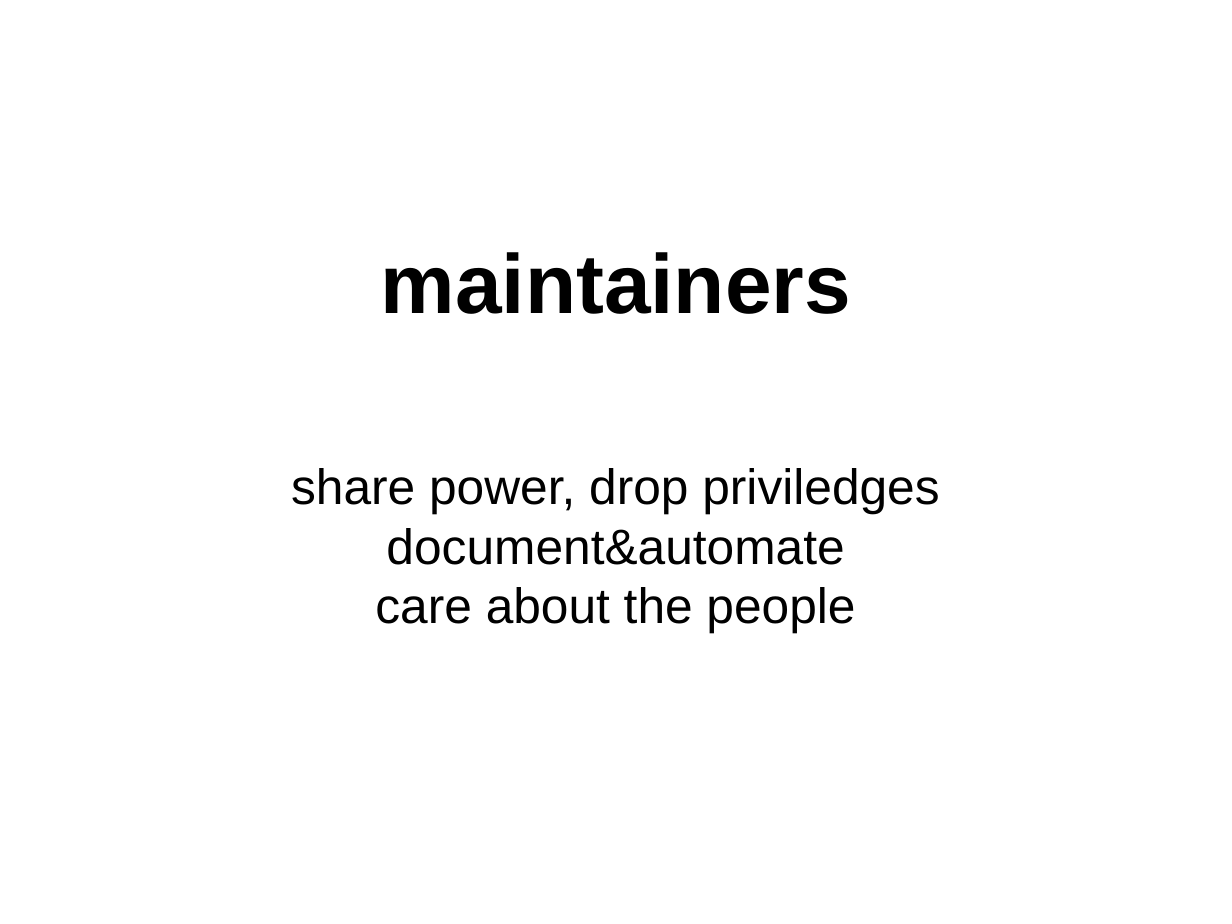
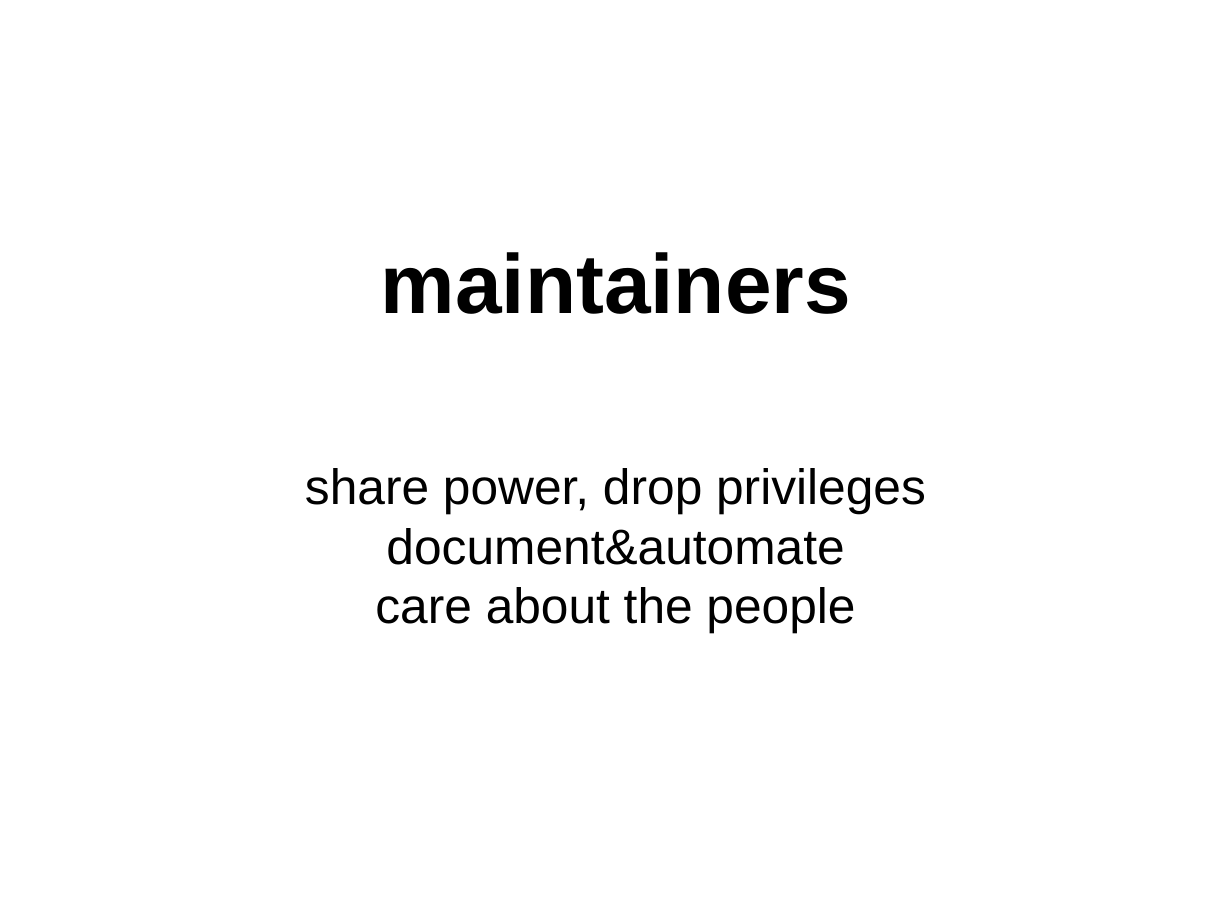
Before and after one commit to danvet/danvet.github.io, a slide deck: slide 30 of slides/lca-2018.odp. Drawn at 1232x924 pixels with LibreOffice and Linux fonts; fonts in the diff are those of the drawing. Boxes give left, top, right and bottom in pixels: in the first picture for what was removed or moved away, otherwise in the second. Text is boxed around its words. In the diff, an @@ line names an element or a change of style, - is before the commit and + after.

Commit message:
Update lca2018 slides

```diff
--- a/slides/lca-2018.odp
+++ b/slides/lca-2018.odp
@@ subtitle at bbox=[305, 468, 926, 514]: text changed @@
-share power, drop priviledges
+share power, drop privileges
```
Also in this commit, not shown: 1 other slide changed, 2 slides added.
